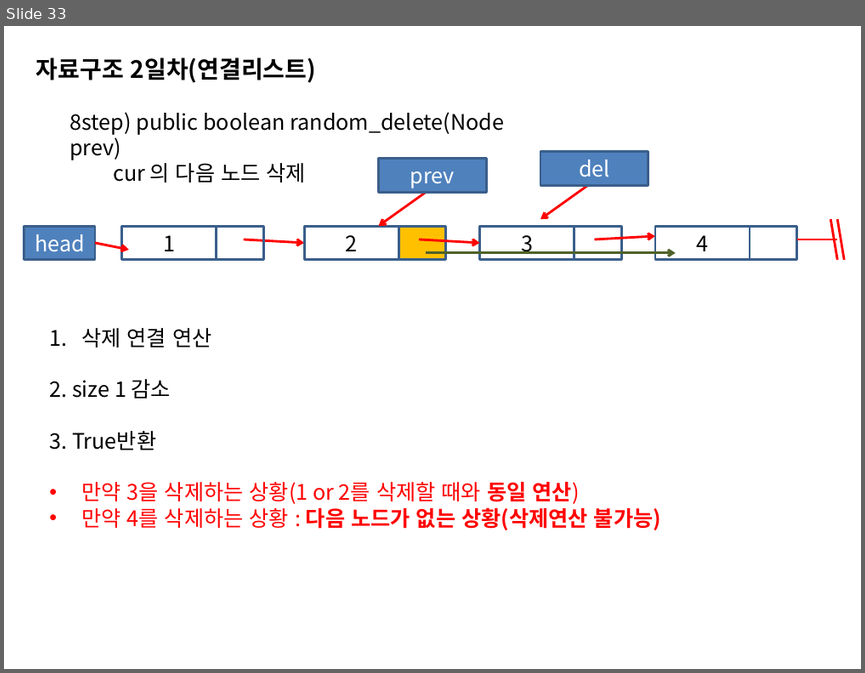
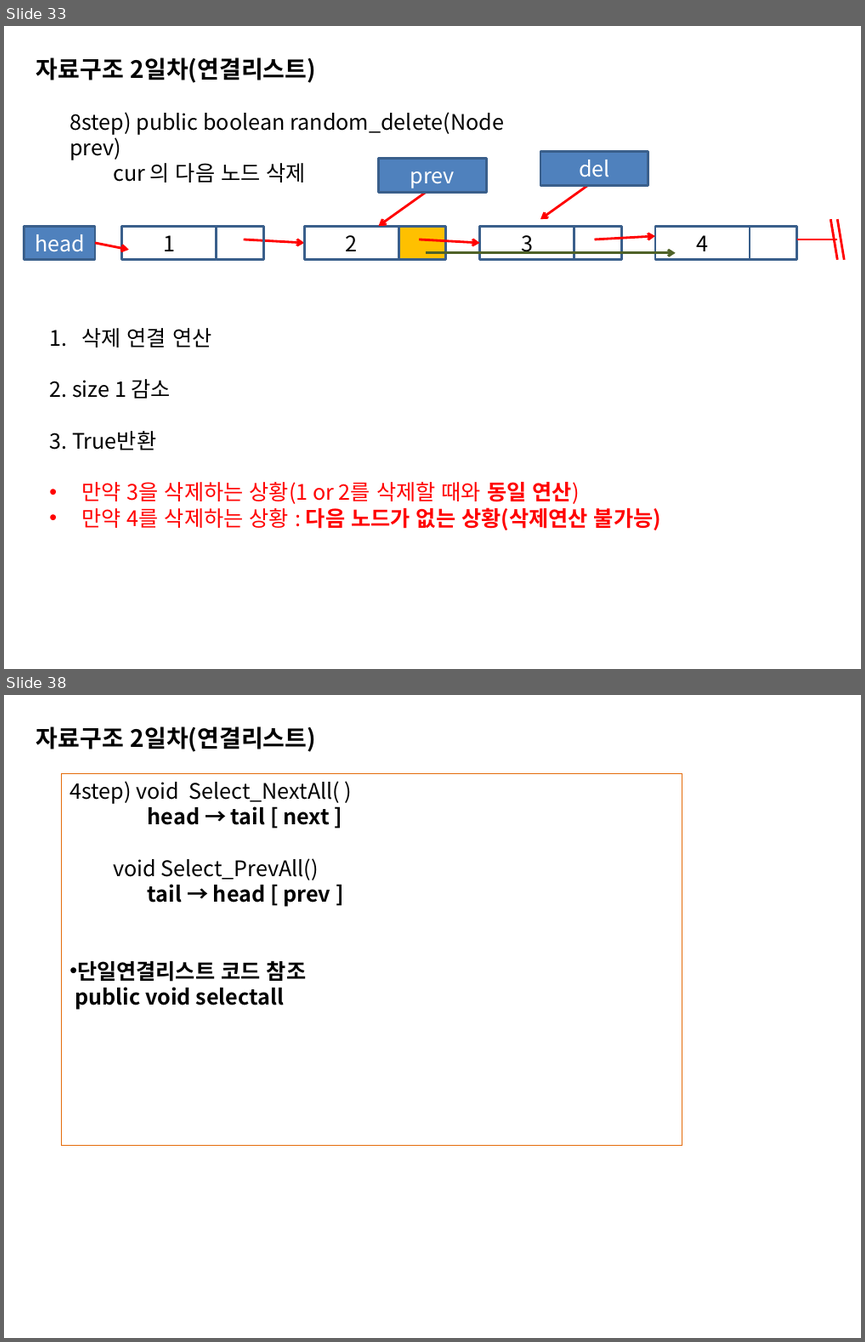
Before and after one commit to sing2song/TILDS, a slide deck: Java자료구조2.pptx. Shown one above the other, each under a label of ours: slide 33 before the commit, slides 33 and 38 after it; the slides between them are not shown. The pictures are 865x673 and 865x1342 pixels, drawn with LibreOffice and Linux fonts; fonts in the diff are those of the drawing. Boxes give left, top, right and bottom in pixels: in the first picture for what was removed or moved away, otherwise in the second. Text is boxed around its words. In the diff, an @@ line names an element or a change of style, - is before the commit and + after.

```diff
--- a/Java자료구조2.pptx
+++ b/Java자료구조2.pptx
@@ slide 38 added at (4,695,861,1338), background #FFFFFF @@
@@ text added at (36,726,316,752), 20 pt, text #000000, bold @@
+자료구조 2일차(연결리스트)
@@ rectangle added at (62,774,681,1145), outline #E46C0A 0.75 pt, 18 pt, text #000000, bold @@
+4step) void Select_NextAll( )
+head → tail [ next ]
+void Select_PrevAll()
+tail → head [ prev ]
+• 단일연결리스트 코드 참조
+public void selectall
```
Also in this commit, not shown: 14 other slides added, 8 other files.
